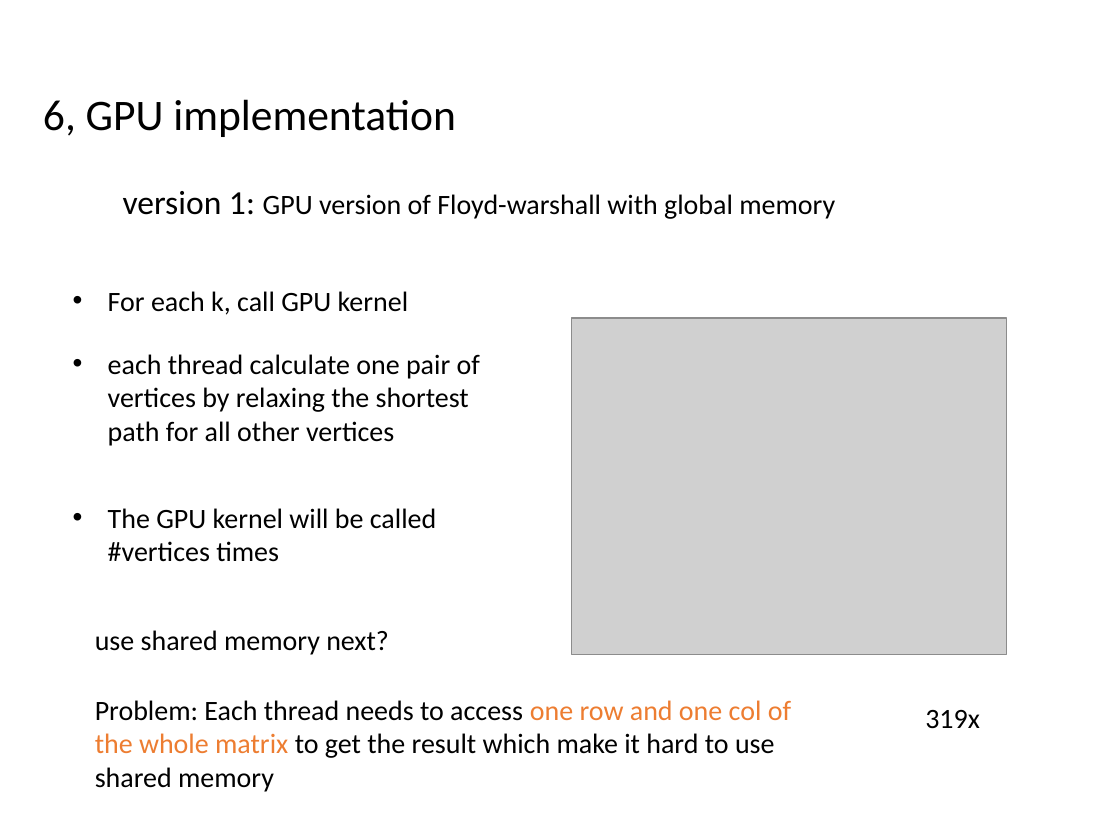
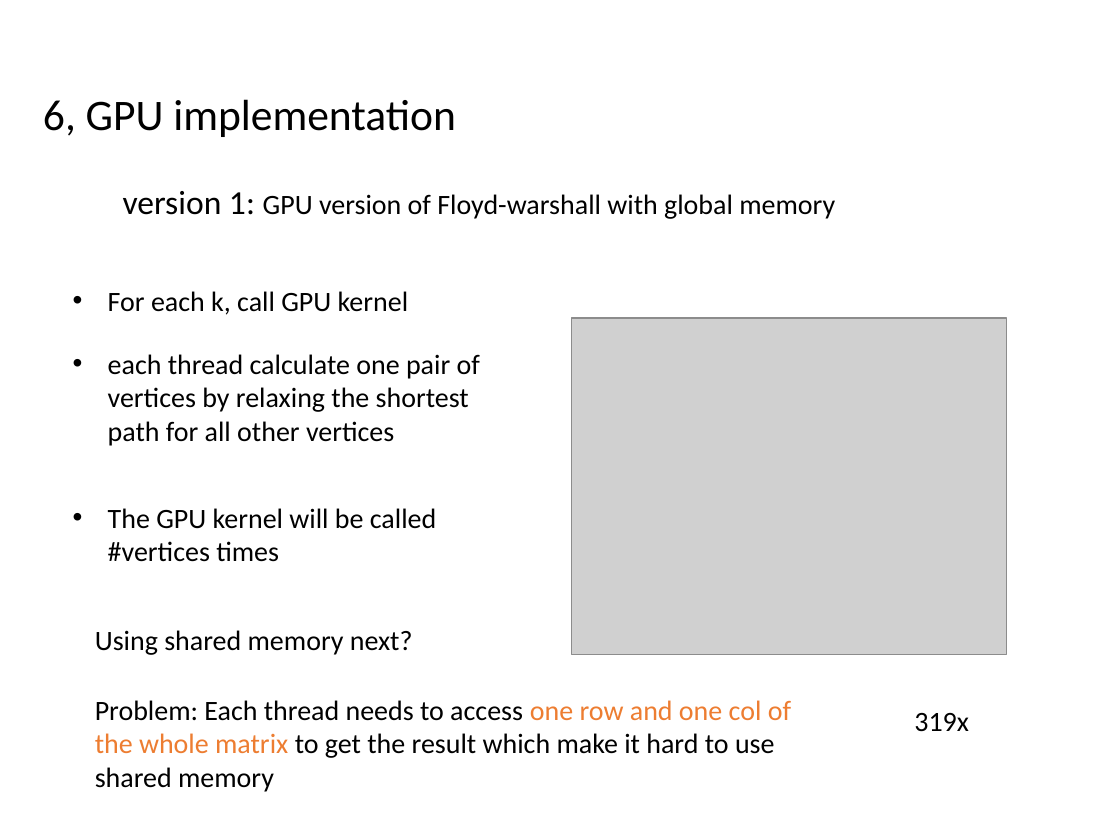
Before and after one commit to deyiaodiao/APSP_CUDA, a slide deck: slide 8 of report/CS677 Final Project.pptx. Drawn at 1120x840 pixels with LibreOffice and Linux fonts; fonts in the diff are those of the drawing; grey boxes stand for pictures. Boxes give left, top, right and bottom in pixels: in the first picture for what was removed or moved away, otherwise in the second. Text is boxed around its words. In the diff, an @@ line names an element or a change of style, - is before the commit and + after.

```diff
--- a/report/CS677 Final Project.pptx
+++ b/report/CS677 Final Project.pptx
@@ text at bbox=[95, 630, 413, 655]: text changed @@
-use shared memory next?
+Using shared memory next?
@@ text "319x": place and size @@
-text "319x" at bbox=[925, 710, 980, 729]
+text "319x" at bbox=[914, 713, 969, 732]
```
Also in this commit, not shown: 12 other slides changed, 1 slide added, 3 other files.
